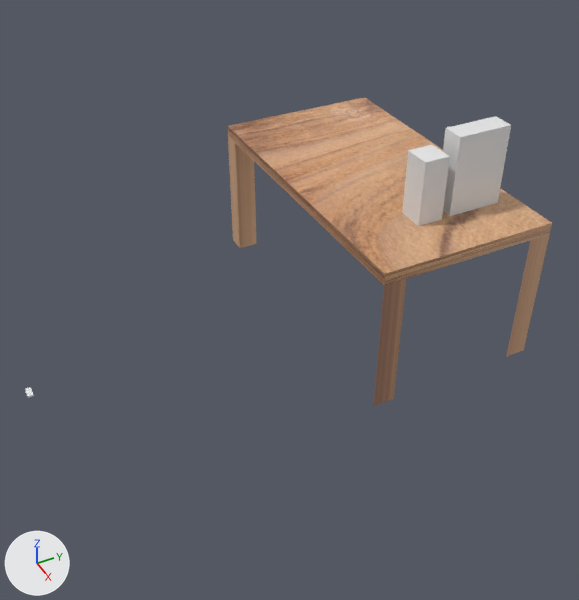
An edit to the Blender file Sem2/DG/BlenderProject/Assignment.blend, drawn before and after from the same camera.
Camera for both pictures: a camera (50 mm lens) standing at (14.94, -9.91, 9.3) and looking at (1.86, -3.25, -1.53). Lighting does not change. The marker at lower left points along +X, +Y and +Z.

The first picture shows 'Cube', 'cereal_box', 'milk', 'table'.
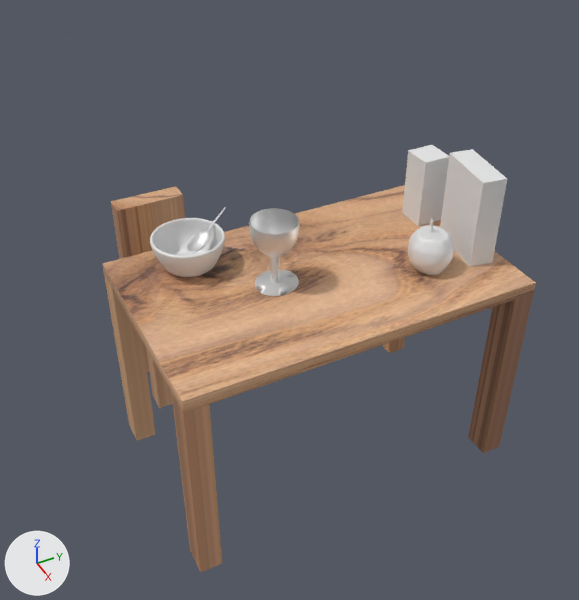
The newer file is also turned or shifted as a whole; pictures and numbers use the older file's frame.

The change, as a list of edits to the scene's bpy script:
```text
Add mat_apple_skin:
    mat_apple_skin = principled_material('Apple Skin')
    mat_apple_skin.base_color = (0.8, 0.8, 0.8)  # white #e7e7e7
    mat_apple_skin.metallic = 0.25
Add mat_silver:
    mat_silver = principled_material('Silver')
    mat_silver.base_color = (0.8, 0.8, 0.8)  # white #e7e7e7
    mat_silver.metallic = 1.0
Add mat_ceramic:
    mat_ceramic = principled_material('Ceramic')
    mat_ceramic.base_color = (0.8, 0.8, 0.8)  # white #e7e7e7
    mat_ceramic.metallic = 0.1
Add me_sphere_001:
    me_sphere_001.from_pydata(...)  # 642 vertices, 637 faces; spans x -0.99..1.0, y -0.98..1.0, z -0.9..1.33
    me_sphere_001.materials.append(mat_apple_skin)  # its picture is missing
Add me_cube_1:
    me_cube_1.from_pydata(...)  # 327 vertices, 199 faces, 89 loose edges; spans x -4.4..1.0, y -2.0..1.8, z -16.6..34.3
    me_cube_1.materials.append(mat_material)  # picture img_lemn_jpeg
Add me_cube_008:
    me_cube_008.from_pydata(...)  # 1349 vertices, 1335 faces; spans x -2.486..-1.898, y 0.806..1.705, z 1.259..2.011
    me_cube_008.materials.append(mat_silver)  # its picture is missing
Add me_sphere_004:
    me_sphere_004.from_pydata(...)  # 3526 vertices, 2124 faces, 1908 loose edges; spans x -1.0..1.0, y -2.98..1.0, z -1.0..1.0
    me_sphere_004.materials.append(mat_silver)  # its picture is missing
Add me_sphere:
    me_sphere.from_pydata(...)  # 11899 vertices, 8448 faces, 4038 loose edges; spans x -1.0..1.0, y -1.0..1.0, z -0.87..1.0
    me_sphere.polygons.foreach_set('use_smooth', [True] * 8448)
    me_sphere.materials.append(mat_ceramic)  # its picture is missing
Add me_cube_004:
    me_cube_004.from_pydata(...)  # 142 vertices, 140 faces; spans x -2.37..2.37, y -2.47..2.47, z -0.09..3.0
    me_cube_004.materials.append(mat_material)  # picture img_lemn_jpeg
Remove ob_cube:
    ob_cube = bpy.data.objects.new('Cube', me_cube)
    ob_cube.location = (0.0, 0.0, 0.0)
    ob_cube.scale = (-3.97, 2.18, 0.147)
Change ob_table:
    ob_table.location: (2.45, 1.0, 1.1) -> (3.91, -0.15, 1.1)
    ob_table.rotation_euler: (0.0, 0.0, 0.0) -> (0.0, 0.0, 1.426)  # degrees (0, 0, 0) -> degrees (0, 0, 82)
Remove ob_cereal_box:
    ob_cereal_box = bpy.data.objects.new('cereal_box', me_cube_002)
    ob_cereal_box.location = (4.29, -9.3, 0.2)
    ob_cereal_box.rotation_euler = (-1.571, -1.571, 0.0)  # degrees (-90, -90, 0)
Add ob_apple:
    ob_apple = bpy.data.objects.new('Apple', me_sphere_001)
    ob_apple.location = (4.15, -1.26, 0.55)
    ob_apple.scale = (0.479, 0.479, 0.522)
    _m = ob_apple.modifiers.new('Subdivision', 'SUBSURF')
    _m = ob_apple.modifiers.new('Subdivision.001', 'SUBSURF')
Add ob_chair:
    ob_chair = bpy.data.objects.new('Chair', me_cube_1)
    ob_chair.location = (0.02, -5.71, -1.87)
    ob_chair.scale = (0.805, 0.542, 0.159)
Add ob_glass:
    ob_glass = bpy.data.objects.new('Glass', me_cube_008)
    ob_glass.location = (-0.38, -5.58, -2.22)
    ob_glass.rotation_euler = (3.142, 0.0, 0.0)  # degrees (180, 0, 0)
    ob_glass.scale = (-1.64, -1.05, -1.87)
Add ob_spoon:
    ob_spoon = bpy.data.objects.new('Spoon', me_sphere_004)
    ob_spoon.location = (1.91, -5.32, 0.69)
    ob_spoon.rotation_euler = (-0.316, 0.086, -2.614)  # degrees (-18, 4.9, -150)
    ob_spoon.scale = (0.203, 0.335, 0.131)
Add ob_bowl:
    ob_bowl = bpy.data.objects.new('Bowl', me_sphere)
    ob_bowl.location = (1.89, -5.54, 0.81)
    ob_bowl.scale = (0.749, 0.749, 0.749)
Add ob_table_1:
    ob_table_1 = bpy.data.objects.new('Table', me_cube_004)
    ob_table_1.location = (3.3, -3.4, 0.01)
    ob_table_1.rotation_euler = (3.142, 0.0, 0.0)  # degrees (180, 0, 0)
    ob_table_1.scale = (0.961, 1.51, 1.51)
```

Where the change shows, as pixel boxes (x1, y1, x2, y2) in the pictures (579 x 600 px):
'Table', added (brown): after (102, 185, 536, 572)
'Cube', deleted (brown): before (227, 97, 552, 406)
'table', moved, turned: before (443, 116, 511, 216); after (440, 149, 507, 267)
'Chair', added (brown): after (71, 38, 185, 408)
'Bowl', added: after (150, 218, 225, 277)
'Glass', added: after (249, 208, 299, 296)
'Apple', added: after (408, 219, 454, 275)
'Spoon', added: after (187, 207, 226, 253)
'cereal_box', deleted: before (25, 387, 34, 398)
